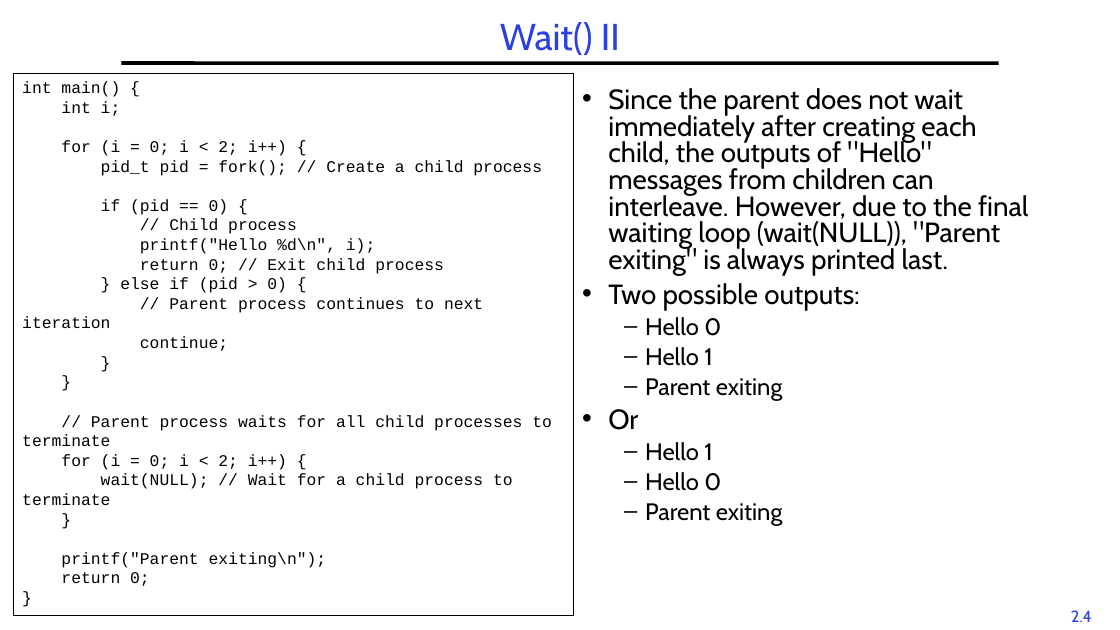
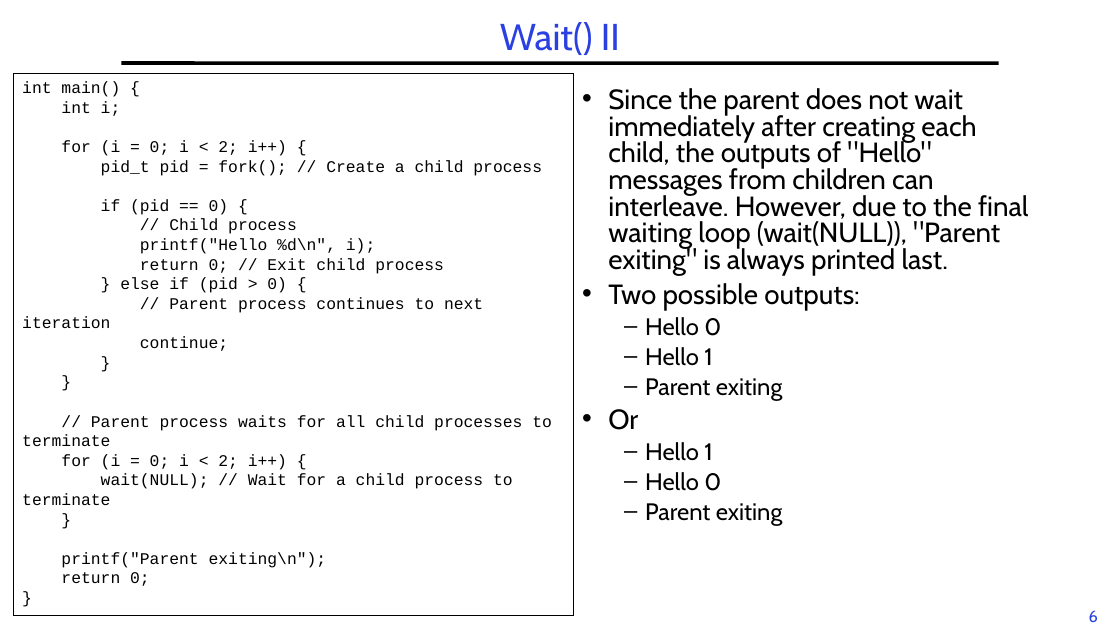
Before and after one commit to guhofstra/CSC256Fa25, a slide deck: slide 6 of PPTs/L2-Exercises ANS.pptx (slide 4 before the commit). Drawn at 1120x630 pixels with LibreOffice and Linux fonts; fonts in the diff are those of the drawing. Boxes give left, top, right and bottom in pixels: in the first picture for what was removed or moved away, otherwise in the second. Text is boxed around its words. In the diff, an @@ line names an element or a change of style, - is before the commit and + after.

```diff
--- a/PPTs/L2-Exercises ANS.pptx
+++ b/PPTs/L2-Exercises ANS.pptx
@@ page number removed at (x1=1071, y1=610, x2=1092, y2=622) @@
-2.4
@@ page number added at (x1=1089, y1=610, x2=1098, y2=622), 14 pt, text #2A40E2 @@
+6
```
Also in this commit, not shown: 3 other slides changed, 2 slides added, 1 slide removed, 2 other files.
